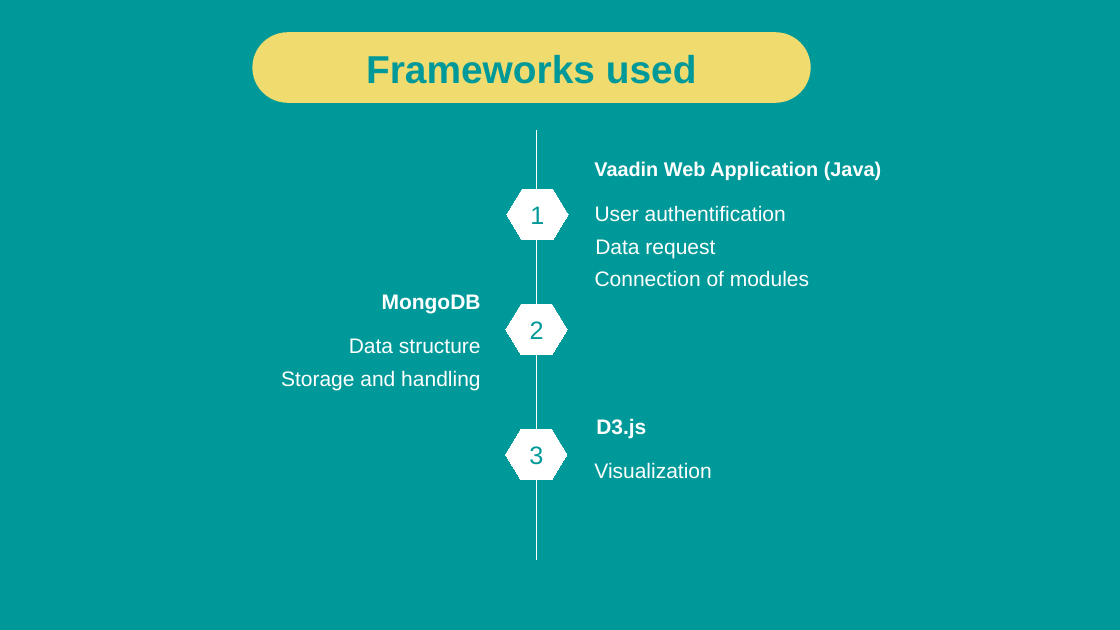
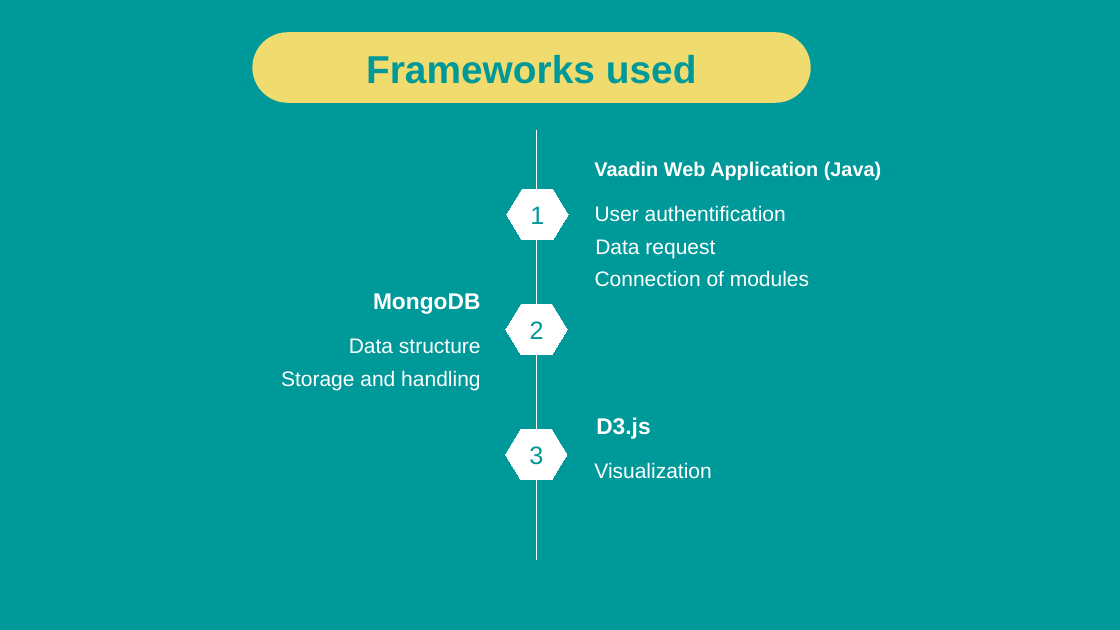
Before and after one commit to caspargross/ActivityAnalyser, a slide deck: slide 3 of TrackFit _Presentation.pptx. Drawn at 1120x630 pixels with LibreOffice and Linux fonts; fonts in the diff are those of the drawing; background and template pictures are left out. Boxes give left, top, right and bottom in pixels: in the first picture for what was removed or moved away, otherwise in the second. Text is boxed around its words. In the diff, an @@ line names an element or a change of style, - is before the commit and + after.

```diff
--- a/TrackFit _Presentation.pptx
+++ b/TrackFit _Presentation.pptx
@@ text "MongoDB" at bbox=[373, 293, 481, 314]: size 18 to 19.5 pt; line spacing 0.9 to 0.8 @@
@@ text "D3.js" at bbox=[596, 417, 650, 439]: size 18 to 19.5 pt; line spacing 0.9 to 0.8 @@
```
Also in this commit, not shown: 5 other slides changed.
